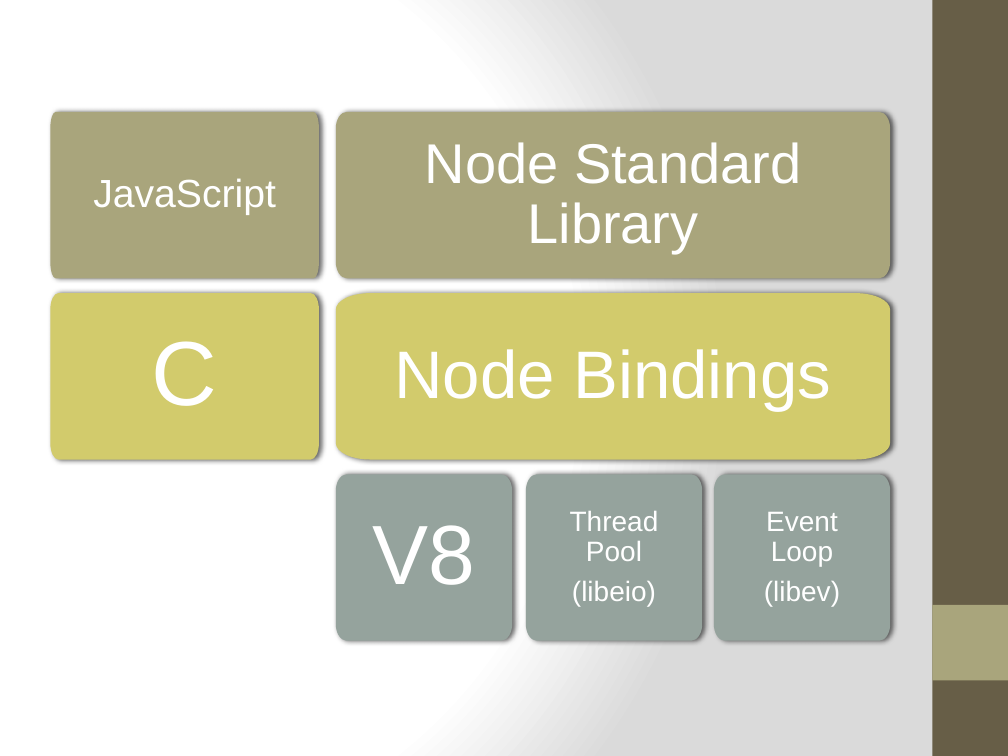
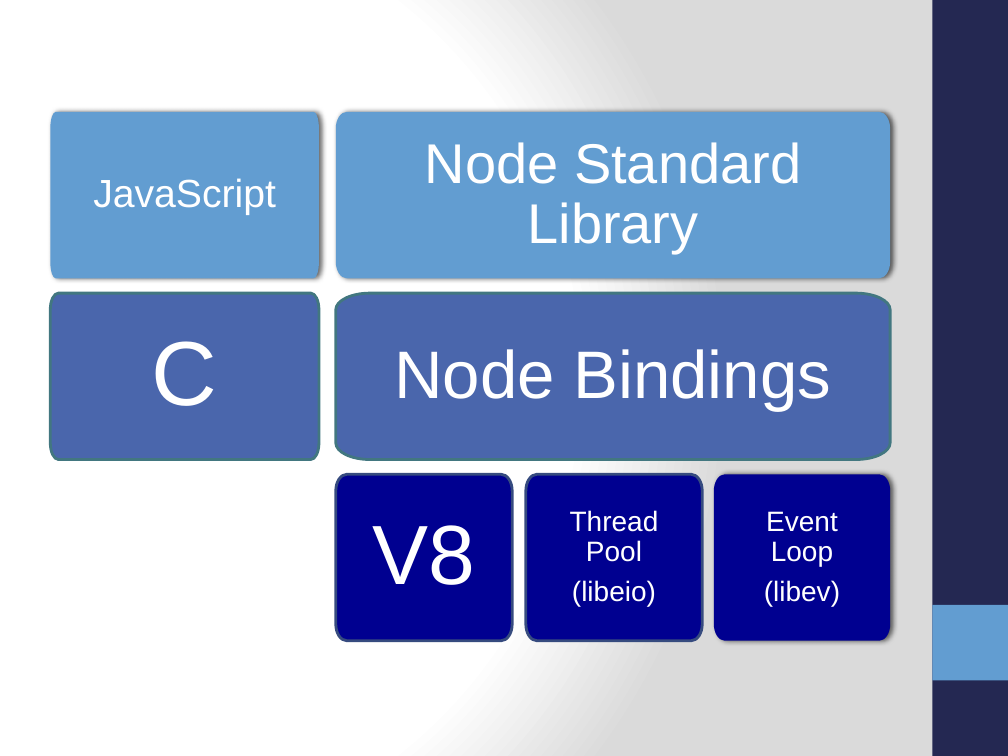
Before and after one commit to ifandelse/DevLink-2011---Getting-Started-With-Nodejs, a slide deck: slide 9 of PowerPoint/GettingStartedWithNodejs.pptx (slide 7 before the commit). Drawn at 1008x756 pixels with LibreOffice and Linux fonts; fonts in the diff are those of the drawing. Boxes give left, top, right and bottom in pixels: in the first picture for what was removed or moved away, otherwise in the second. Text is boxed around its words. In the diff, an @@ line names an element or a change of style, - is before the commit and + after.

```diff
--- a/PowerPoint/GettingStartedWithNodejs.pptx
+++ b/PowerPoint/GettingStartedWithNodejs.pptx
@@ rectangle at [932, 0, 1008, 756]: fill #675E47 to #242852 @@
@@ freeform shape "C" at [50, 293, 320, 460]: fill #D2CB6C to #4A66AC; outline none to #437881 2 pt; shadow off @@
@@ freeform shape "Node Bindings" at [336, 293, 890, 460]: fill #D2CB6C to #4A66AC; outline none to #437881 2 pt; shadow off @@
@@ freeform shape "V8" at [336, 475, 512, 641]: fill #95A39D to #000090; outline none to #374B7F 2 pt; shadow off @@
@@ freeform shape "Thread Pool" at [526, 475, 703, 641]: fill #95A39D to #000090; outline none to #374B7F 2 pt; shadow off @@
@@ freeform shape "Event Loop" at [714, 475, 890, 641]: fill #95A39D to #000090 @@
@@ fill #A9A57C to #629DD1 in 3 elements at [336, 112, 890, 278], [50, 112, 320, 278], [932, 605, 1008, 680] @@
```
Also in this commit, not shown: 14 other slides changed, 11 slides added, 5 other files.
